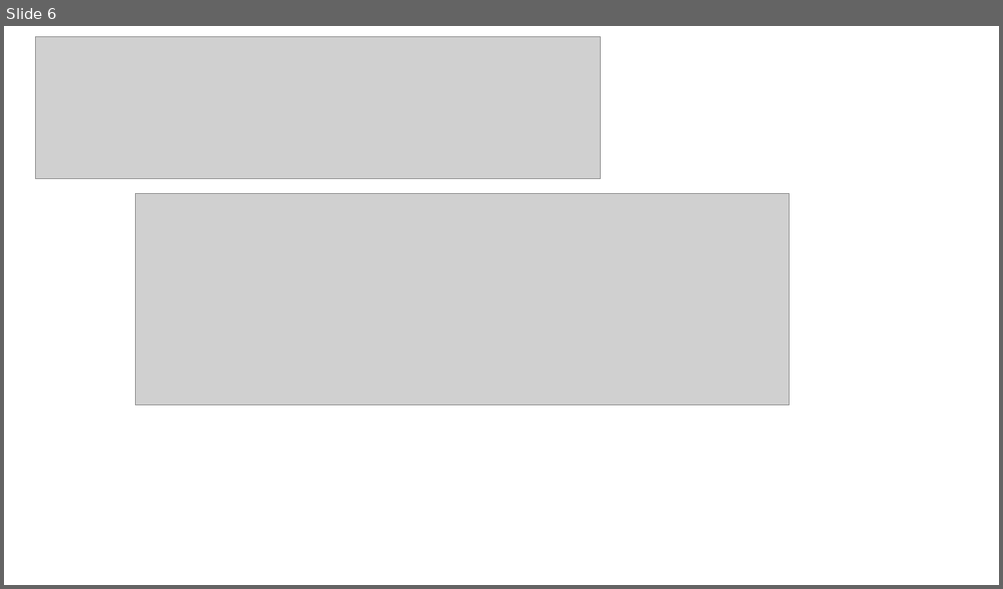
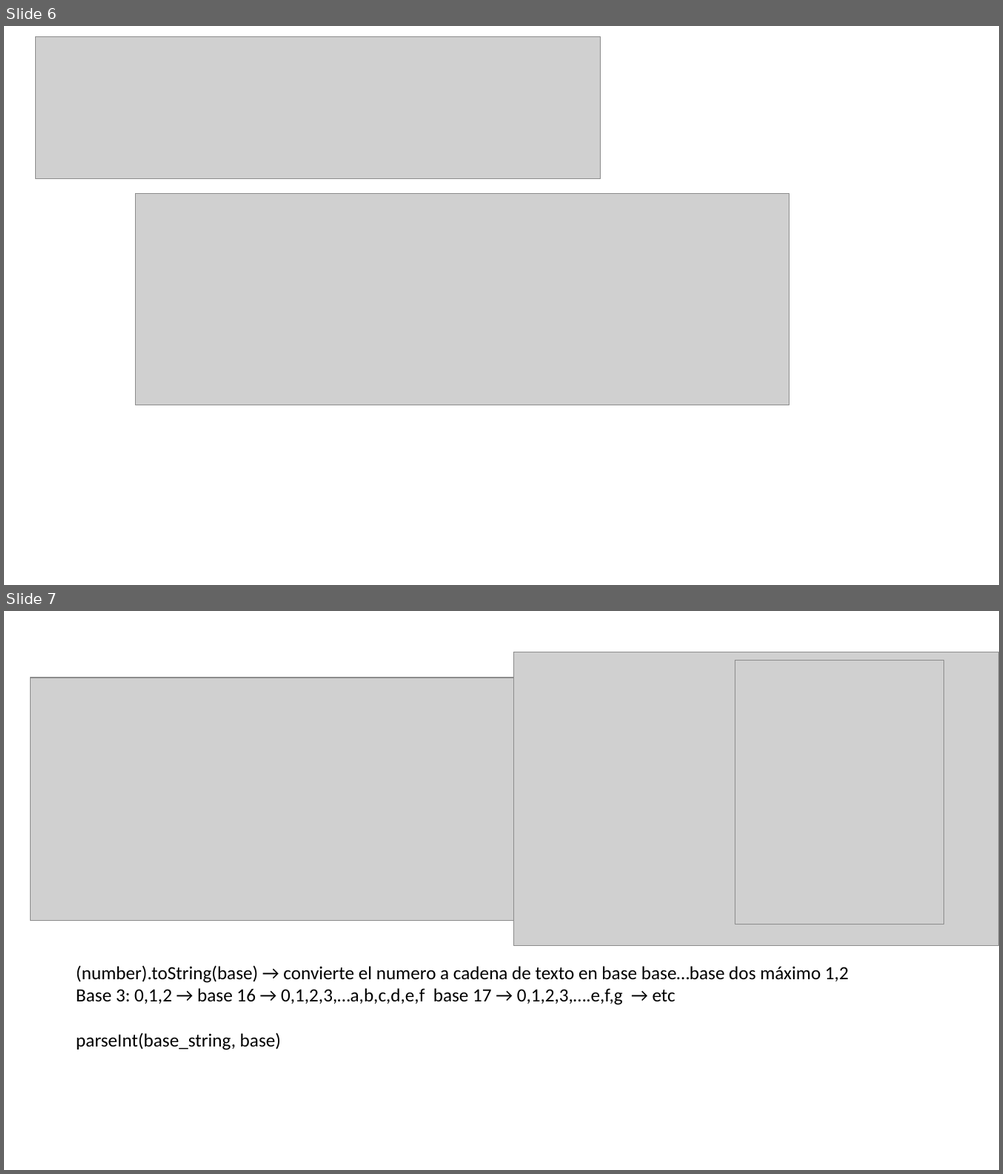
Before and after one commit to theBigMocho/hackingmatrix8x8, a slide deck: hacking 8x8 fonts.pptx. Shown one above the other, each under a label of ours: slide 6 before the commit, slides 6 and 7 after it. The pictures are 1003x589 and 1003x1174 pixels, drawn with LibreOffice and Linux fonts; fonts in the diff are those of the drawing; grey boxes stand for pictures. Boxes give left, top, right and bottom in pixels: in the first picture for what was removed or moved away, otherwise in the second. Text is boxed around its words. In the diff, an @@ line names an element or a change of style, - is before the commit and + after.

```diff
--- a/hacking 8x8 fonts.pptx
+++ b/hacking 8x8 fonts.pptx
@@ slide 7 added at bbox=[4, 611, 999, 1170], background #FFFFFF @@
@@ picture added at bbox=[514, 652, 999, 946] @@
@@ picture added at bbox=[735, 661, 944, 924] @@
@@ picture added at bbox=[30, 678, 595, 920] @@
@@ text added at bbox=[76, 965, 848, 1051], 18 pt, text #000000 @@
+(number).toString(base) → convierte el numero a cadena de texto en base base…base dos máximo 1,2
+Base 3: 0,1,2 → base 16 → 0,1,2,3,…a,b,c,d,e,f base 17 → 0,1,2,3,….e,f,g → etc
+parseInt(base_string, base)
```
Also in this commit, not shown: 1 slide changed, 1 slide removed, 4 other files.
